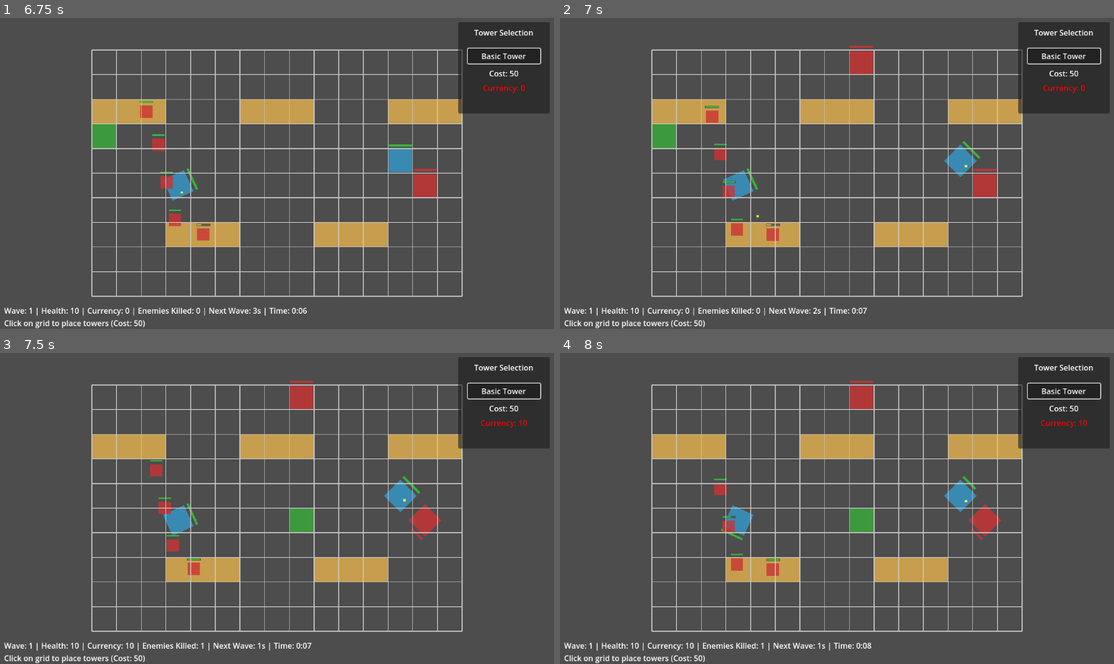
Above: before the commit, frames 1-4 (two rows, left to right).
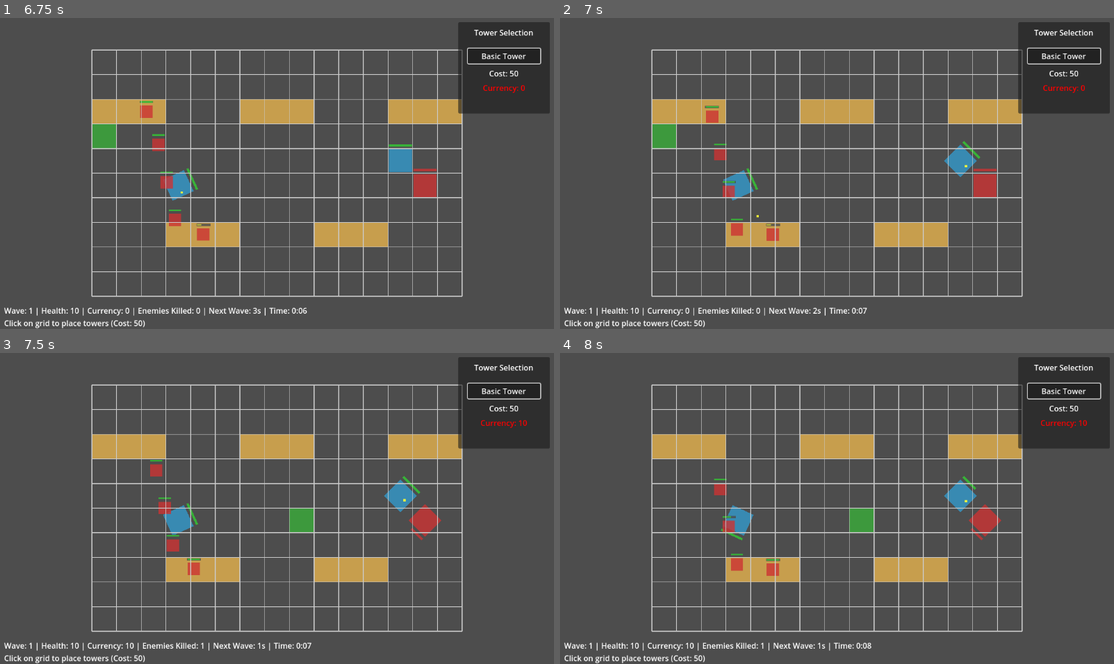
Above: after the commit, the same moments.

Repository: rivie13/CyberCrawler_basic_tower_defense_demo
Game: Godot game, scene res://scenes/Main.tscn
The game is run twice, just before and just after one commit, with the same random seed, the same clock (stepped at 60 frames per second) and the same inputs.
Inputs (mouse positions are in pixels of both pictures, inside the frame that each line leads up to):
- Up to frame 1 (6.75 s): click "Basic Tower" at 0.5 s; click "Basic Tower" at 1.25 s; click "Basic Tower" at 2 s; tap G at 2.75 s; move the mouse to (398, 157) at 2.77 s; click (398, 157) at 2.92 s; move the mouse to (166, 189) at 3.52 s; click (166, 189) at 3.67 s; move the mouse to (332, 105) at 4.27 s; click (332, 105) at 4.42 s; move the mouse to (249, 235) at 5.02 s; click (249, 235) at 5.17 s; move the mouse to (443, 220) at 5.77 s; click (443, 220) at 5.92 s; move the mouse to (110, 126) at 6.52 s; click (110, 126) at 6.67 s
- Up to frame 2 (7 s): no input
- Up to frame 3 (7.5 s): move the mouse to (304, 508) at 7.27 s; click (304, 508) at 7.42 s
- Up to frame 4 (8 s): no input

Frame 1 is identical in both runs. In frame 2, 0.4% of the frame differs, in the area x 52-57%, y 8-19%; in frame 3, 0.4%; in frame 4, 0.4%.

Commit message:
fix: Address GitHub Copilot PR #7 review feedback
- Repurpose player_threat_level for placement timing adjustments in RivalHackerManager.gd
- Replace Time.get_ticks_msec() with Time.get_unix_time_from_system() for Godot 4 compatibility
- Fix Dictionary access tower_data.power_level to tower_data['power_level'] syntax
- Replace negative indexing timestamps[-1] with timestamps[timestamps.size() - 1] for Godot compatibility

All fixes tested successfully - alert system working properly

Diff:
--- a/cybercrawler_basictowerdefense/scripts/Rival/RivalAlertSystem.gd
+++ b/cybercrawler_basictowerdefense/scripts/Rival/RivalAlertSystem.gd
@@ -91,7 +91,7 @@
 	# Record tower placement with timestamp and stats
 	var placement_data = {
 		"position": grid_pos,
-		"timestamp": Time.get_ticks_msec() / 1000.0,
+		"timestamp": Time.get_unix_time_from_system(),
 		"tower_stats": {
 			"damage": tower.damage,
 			"range": tower.tower_range,
@@ -117,7 +117,7 @@
 	calculate_alert_level()
 
 func cleanup_old_placements():
-	var current_time = Time.get_ticks_msec() / 1000.0
+	var current_time = Time.get_unix_time_from_system()
 	var cutoff_time = current_time - time_window_for_burst
 
 	recent_tower_placements = recent_tower_placements.filter(func(placement):
@@ -291,7 +291,7 @@
 	# Factor 2: Average power level of the towers
 	var total_power = 0.0
 	for tower_data in powerful_towers_data:
-		total_power += tower_data.power_level
+		total_power += tower_data["power_level"]
 	var avg_power = total_power / powerful_towers_data.size()
 	severity += avg_power * 0.3  # 30% weight
 
@@ -313,7 +313,7 @@
 	timestamps.sort()
 
 	# Calculate how clustered they are in time
-	var total_time_span = timestamps[-1] - timestamps[0]
+	var total_time_span = timestamps[timestamps.size() - 1] - timestamps[0]
 	var expected_time_span = time_window_for_burst * 0.8  # 80% of window is reasonable spread
 
 	# If they're all placed very close together in time, it's more suspicious
--- a/cybercrawler_basictowerdefense/scripts/Rival/RivalHackerManager.gd
+++ b/cybercrawler_basictowerdefense/scripts/Rival/RivalHackerManager.gd
@@ -204,7 +204,8 @@
 			var latest_tower = towers[towers.size() - 1]  # Get the most recently placed tower
 			alert_system.on_player_tower_placed(grid_pos, latest_tower)
 
-	# Early activation logic removed - now using alert-based activation only
+	# Update placement frequency based on current threat level
+	analyze_player_threat()
 
 func deactivate():
 	is_active = false
